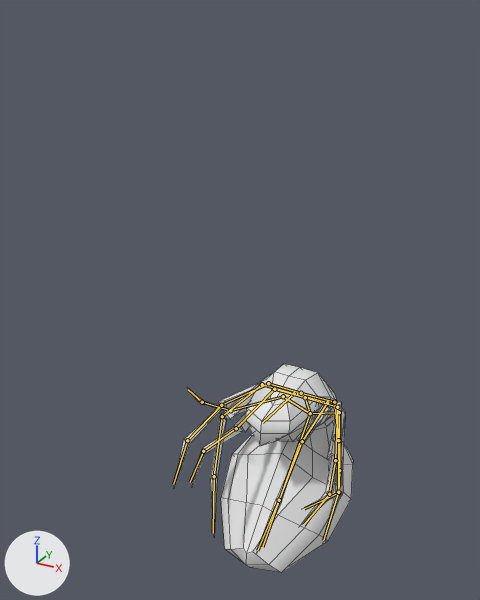
A saved change to the Blender file Assets/models/spider.blend.
One viewpoint serves both versions: a camera (50 mm lens) standing at (56.1, -113.4, 127.1) and looking at (-8.2, 3.5, 68.6). Lighting does not change. The marker at lower left points along +X, +Y and +Z. Both versions are drawn at frame 25 of the action 'Butt Slam'; the numbers are the values there. The bones that bend it are drawn over the model as lines. Mesh edges are drawn as thin lines.

Names of what the first picture shows: 'initialShadingGroup SpiderHalf2'.
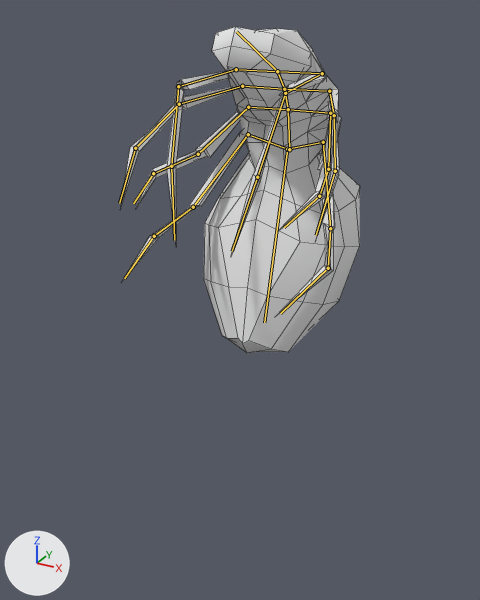
What the commit changed:
Bone 'Butt' (bone_butt) moves from (0.0, 5.3, 14.9) to (0.0, -11.0, 88.6).
Bone 'Butt' (bone_butt) turns from (-141, 0, 0) to (-107, 0, 0) degrees about its own x, y and z.
Bone 'Leg.1.1.L' (bone_leg_1_1_l) moves from (2.9, -1.3, 0.1) to (0.9, 0.5, 2.9).
Bone 'Leg.1.1.L' (bone_leg_1_1_l) turns from (-112, 30, 23) to (-111, 11, 41) degrees about its own x, y and z.
Bone 'Ab.1' (bone_ab_1) moves from (0.0, -4.7, 15.0) to (0.0, 13.3, 87.9).
Bone 'Ab.1' (bone_ab_1) turns from (62, 0, 0) to (82, 0, 0) degrees about its own x, y and z.
Bone 'Leg.4.1.R' (bone_leg_4_1_r) moves from (-0.8, 1.4, 1.7) to (-0.3, -0.2, -0.5).
Bone 'Leg.4.1.R' (bone_leg_4_1_r) turns from (-114, 3, 115) to (-98, 21, 108) degrees about its own x, y and z.
Bone 'Leg.4.1.L' (bone_leg_4_1_l) moves from (0.8, 1.4, 1.7) to (0.3, -0.2, -0.5).
Bone 'Leg.4.1.L' (bone_leg_4_1_l) turns from (-114, -3, -115) to (-98, -21, -108) degrees about its own x, y and z.
Bone 'Leg.3.1.R' (bone_leg_3_1_r) moves from (-1.0, 0.2, -0.9) to (-0.6, 0.0, -1.5).
Bone 'Leg.3.1.R' (bone_leg_3_1_r) turns from (-102, -20, 57) to (-94, 2, 43) degrees about its own x, y and z.
Bone 'Leg.3.1.L' (bone_leg_3_1_l) moves from (1.0, 0.2, -0.9) to (0.6, 0.0, -1.5).
Bone 'Leg.3.1.L' (bone_leg_3_1_l) turns from (-102, 20, -57) to (-94, -2, -43) degrees about its own x, y and z.
Bone 'Leg.2.1.R' (bone_leg_2_1_r) moves from (-0.5, -0.8, -1.9) to (-0.2, 0.1, -0.8).
Bone 'Leg.2.1.R' (bone_leg_2_1_r) turns from (-110, 6, 22) to (-104, 26, 7) degrees about its own x, y and z.
Bone 'Leg.2.1.L' (bone_leg_2_1_l) moves from (0.5, -0.8, -1.9) to (0.2, 0.1, -0.8).
Bone 'Leg.2.1.L' (bone_leg_2_1_l) turns from (-110, -6, -22) to (-104, -26, -7) degrees about its own x, y and z.

What differs and where, as boxes (x1, y1, x2, y2) in the pictures (480 x 600 px):
'initialShadingGroup SpiderHalf2', posed (34% wider, 56% taller): before (174, 364, 353, 573); after (120, 27, 360, 353)
bone 'Butt', root to tip: before (310, 413) to (262, 547); after (287, 149) to (264, 322)
bone 'Leg.1.1.L', root to tip: before (283, 396) to (230, 410); after (248, 134) to (193, 207)
bone 'Ab.1', root to tip: before (310, 413) to (305, 397); after (289, 149) to (288, 109)
bone 'Leg.4.1.R', root to tip: before (327, 402) to (302, 441); after (322, 73) to (285, 93)
bone 'Leg.4.1.L', root to tip: before (262, 384) to (222, 416); after (236, 69) to (178, 86)
bone 'Leg.3.1.R', root to tip: before (334, 402) to (338, 440); after (329, 91) to (334, 115)
bone 'Leg.3.1.L', root to tip: before (268, 383) to (221, 405); after (242, 86) to (179, 104)
bone 'Leg.2.1.R', root to tip: before (337, 407) to (335, 460); after (330, 113) to (328, 169)
bone 'Leg.2.1.L', root to tip: before (274, 389) to (236, 428); after (248, 107) to (198, 154)
